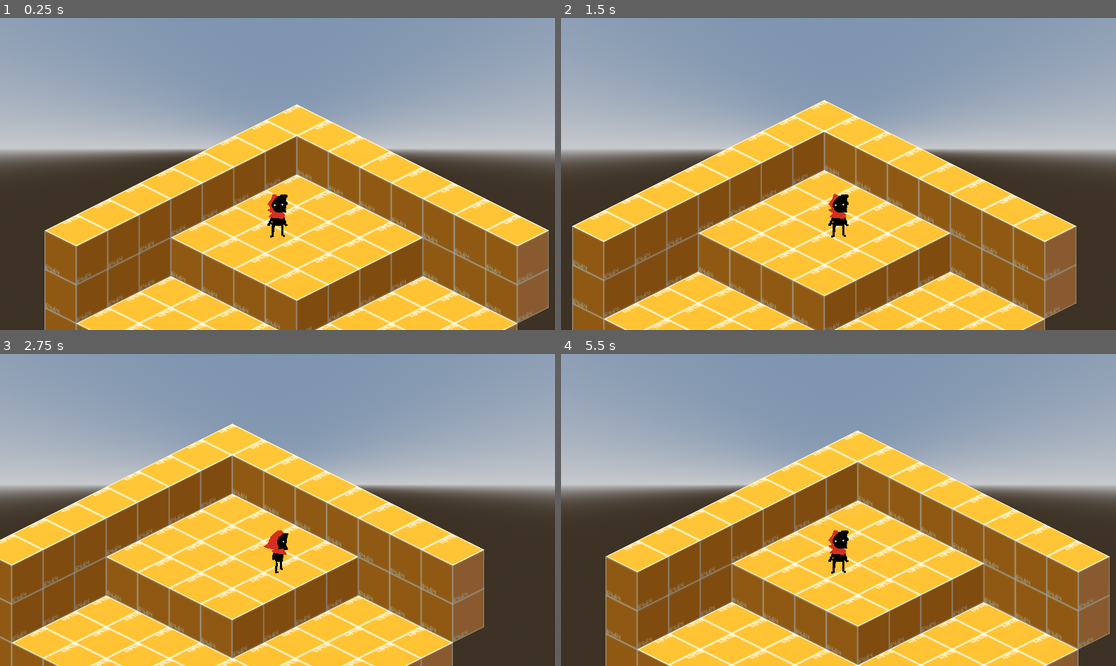
Above: before the commit, frames 1-4 (two rows, left to right).
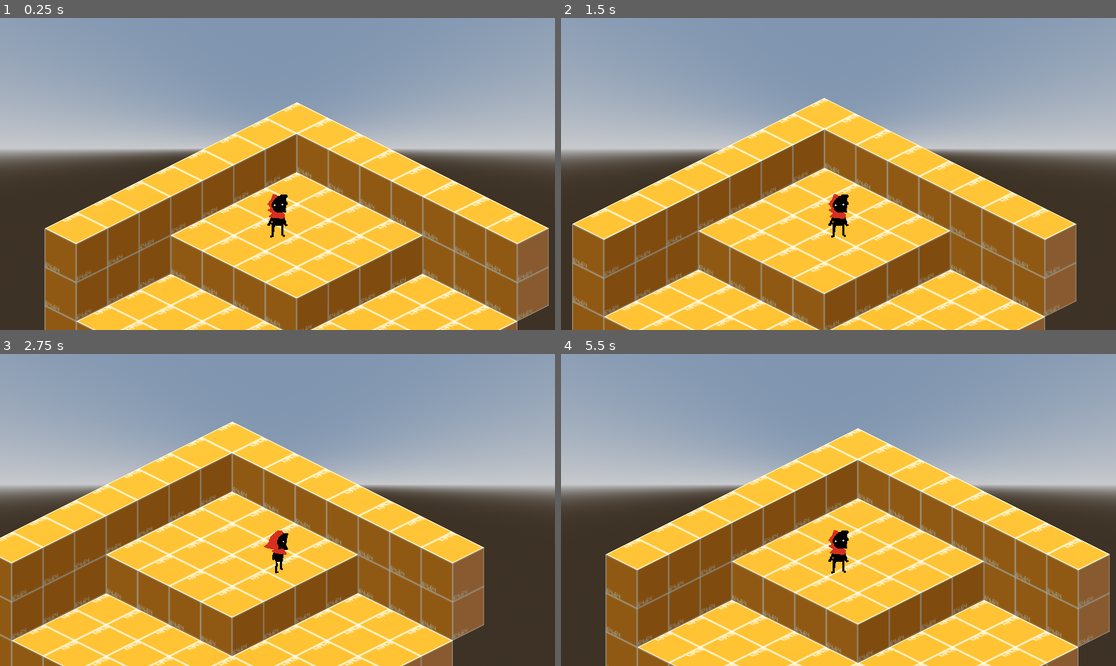
Above: after the commit, the same moments.

Repository: AlexRavelo/PrometheusGame
Game: Godot game, scene res://assets/scenes/test_scene.tscn
Same seed, same stepped clock (60 frames per second), same inputs: the game is played once before the commit and once after it.
Inputs:
- Up to frame 1 (0.25 s): no input
- Up to frame 2 (1.5 s): tap Enter at 0.5 s; hold Right (Right) 0.53-1.28 s; hold Down (Down) from 1.28 s (still down)
- Up to frame 3 (2.75 s): release Down (Down) at 2.03 s; hold Right (Right) from 2.03 s (still down)
- Up to frame 4 (5.5 s): release Right (Right) at 2.78 s; hold Up (Up) 2.78-3.53 s; hold Left (Left) 3.53-5.03 s; hold Down (Down) from 5.03 s (still down)

The runs differ from the first frame. In frame 1, 11% of the frame differs, in the area x 8-99%, y 26-100%; in frame 2, 11%; in frame 3, 12%, in the area x 0-88%, y 21-100%; in frame 4, 11%.

Commit message:
more accurate collision mesh

Diff:
--- a/assets/scenes/Player.tscn
+++ b/assets/scenes/Player.tscn
@@ -4,6 +4,7 @@
 [ext_resource type="Texture2D" uid="uid://dexau2j7dle1r" path="res://assets/sprites/debug/player8way.png" id="2_om1f2"]
 
 [sub_resource type="CylinderShape3D" id="CylinderShape3D_lcwvp"]
+height = 1.0
 radius = 0.264252
 
 [sub_resource type="AnimationNodeAnimation" id="AnimationNodeAnimation_r560h"]
@@ -209,6 +210,7 @@
 script = ExtResource("1_2wclh")
 
 [node name="CollisionShape3D" type="CollisionShape3D" parent="."]
+transform = Transform3D(1, 0, 0, 0, 1, 0, 0, 0, 1, 0, -0.443889, 0)
 shape = SubResource("CylinderShape3D_lcwvp")
 
 [node name="Camera3D" type="Camera3D" parent="."]
Not shown: 3 places in assets/meshes/devmesh.tres that only renumber resources
